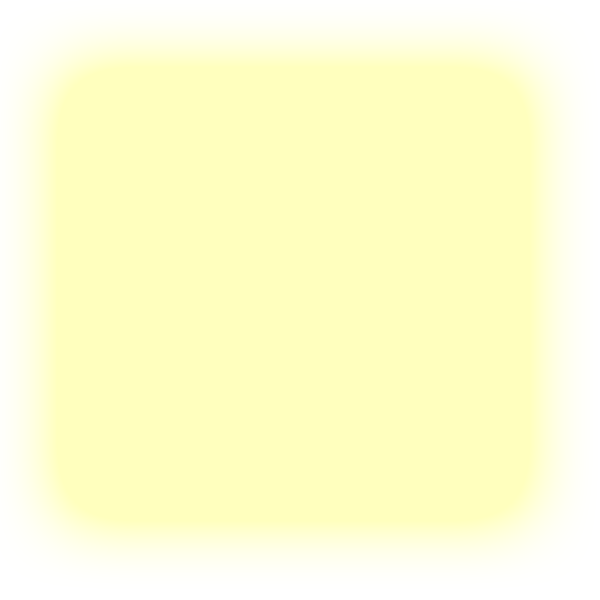
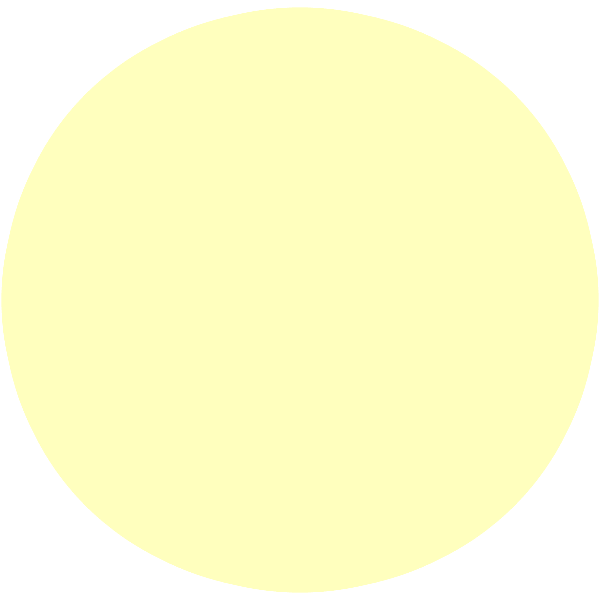
Comparing the layer stacks of the two 600x600 images. Changes:
added layer "Layer 6" in group "v1" over [29, 35, 571, 565]
hid "Layer 4" over [81, 91, 88, 99]
